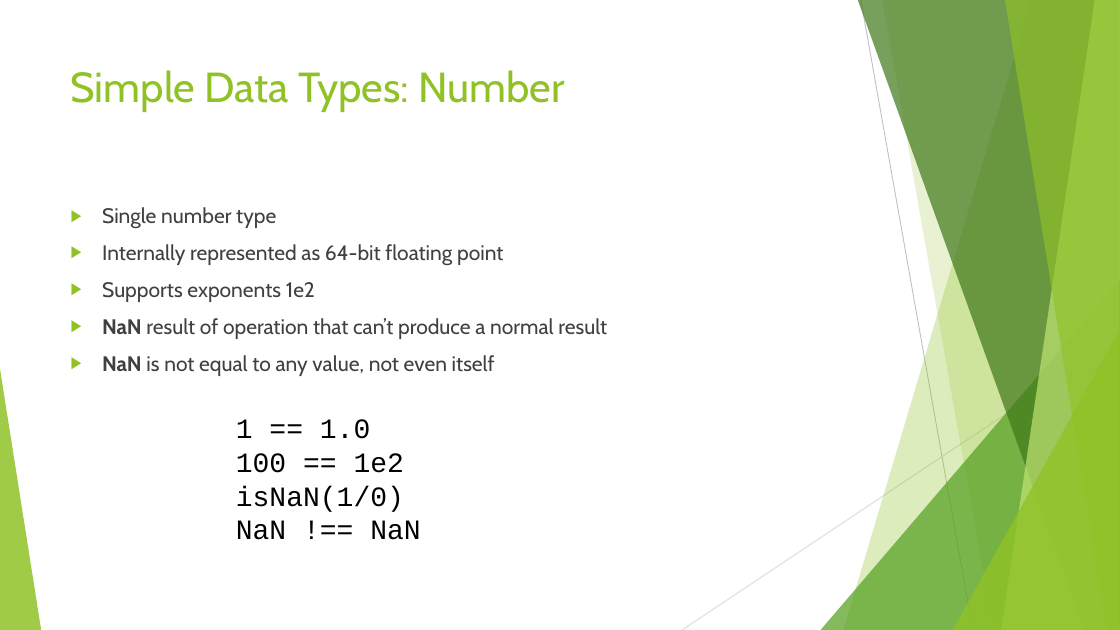
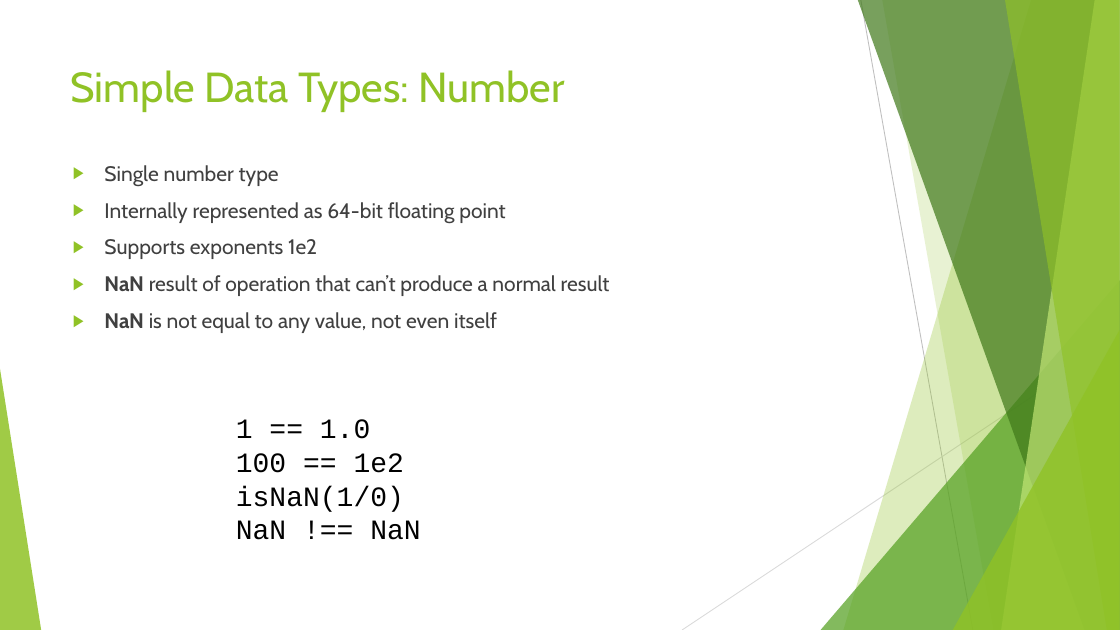
Before and after one commit to jeffxor/prototypes, a slide deck: slide 6 of doc/Javascript.Objects.pptx. Drawn at 1120x630 pixels with LibreOffice and Linux fonts; fonts in the diff are those of the drawing; background and template pictures are left out. Boxes give left, top, right and bottom in pixels: in the first picture for what was removed or moved away, otherwise in the second. Text is boxed around its words. In the diff, an @@ line names an element or a change of style, - is before the commit and + after.

```diff
--- a/doc/Javascript.Objects.pptx
+++ b/doc/Javascript.Objects.pptx
@@ text "Single number type" moved from (x1=102, y1=207, x2=607, y2=376) to (x1=104, y1=165, x2=610, y2=333) @@
```
Also in this commit, not shown: 5 other slides changed, 4 slides added, 4 other files.
